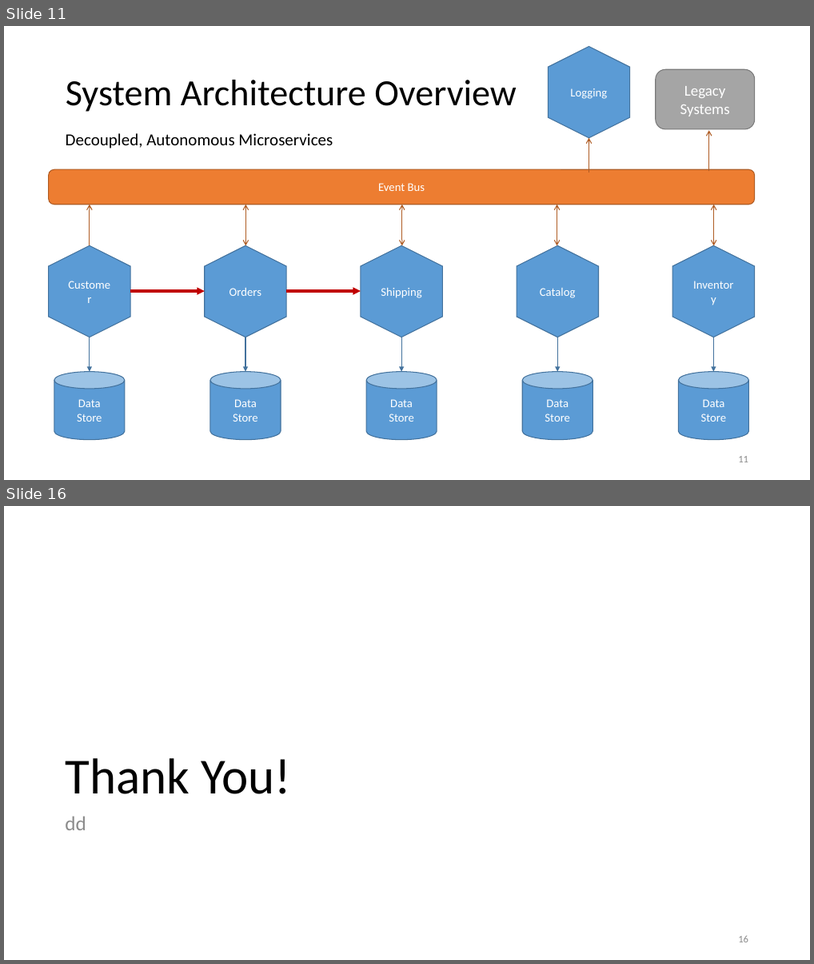
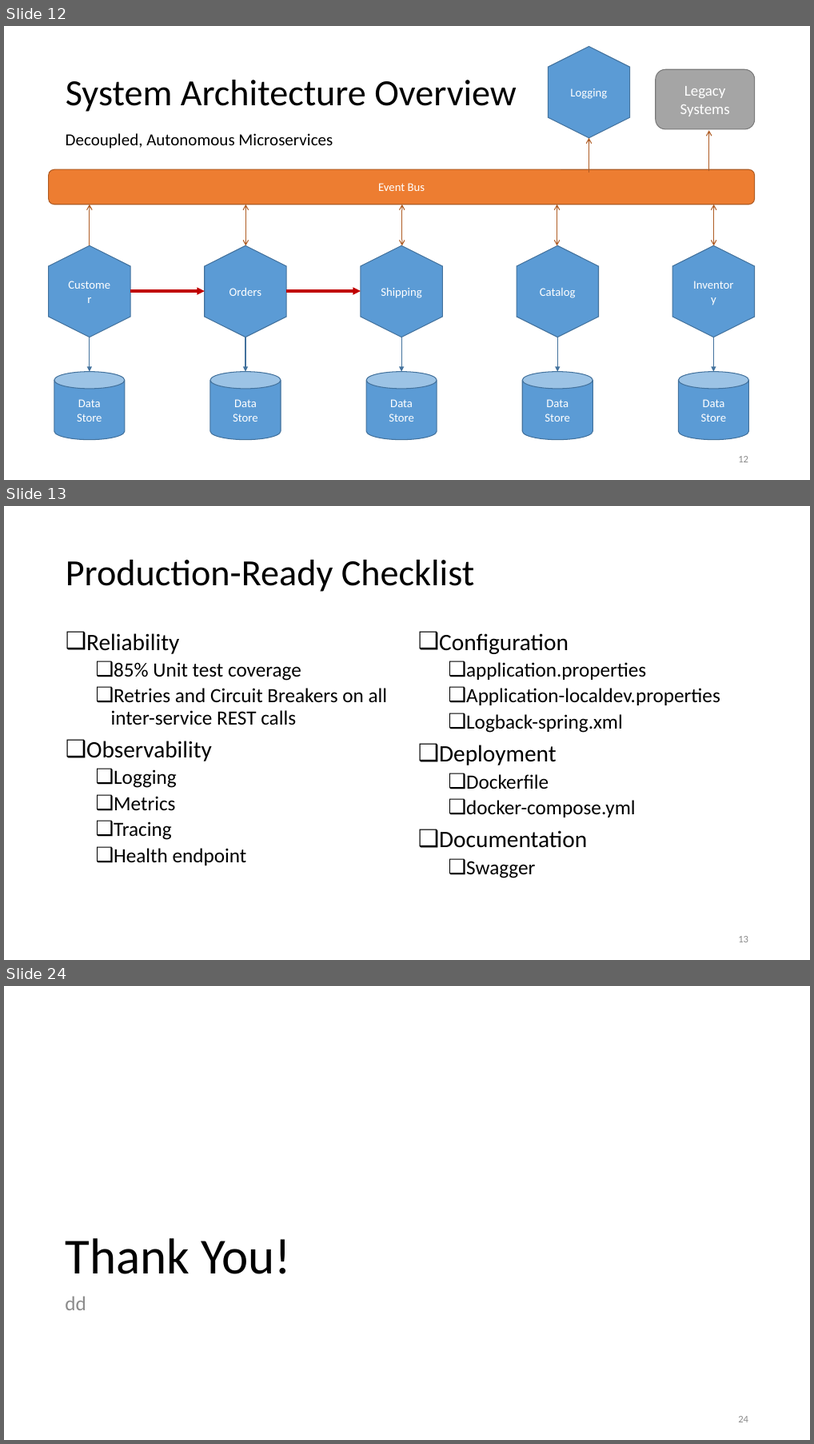
Before and after one commit to jpenniman/java-ms-training, a slide deck: slide-decks/microservices-RI.pptx. Shown one above the other, each under a label of ours: slides 11 and 16 before the commit, slides 12, 13 and 24 after it; the slides between them are not shown. The pictures are 814x964 and 814x1444 pixels, drawn with LibreOffice and Linux fonts; fonts in the diff are those of the drawing; background and template pictures are left out. Boxes give left, top, right and bottom in pixels: in the first picture for what was removed or moved away, otherwise in the second. Text is boxed around its words. In the diff, an @@ line names an element or a change of style, - is before the commit and + after.

Commit message:
Updated case study with business rules and checklist

```diff
--- a/slide-decks/microservices-RI.pptx
+++ b/slide-decks/microservices-RI.pptx
@@ slide 13 added at (4,506,810,960), background #FFFFFF @@
@@ title added at (66,560,474,592), 44 pt, text #000000 @@
+Production-Ready Checklist
@@ text added at (86,633,388,865), 24 pt, text #000000 @@
+❑ Reliability
+  ❑ 85% Unit test coverage
+  ❑ Retries and Circuit Breakers on all inter-service REST calls
+❑ Observability
+  ❑ Logging
+  ❑ Metrics
+  ❑ Tracing
+  ❑ Health endpoint
@@ text added at (439,633,721,878), 24 pt, text #000000 @@
+❑ Configuration
+  ❑ application.properties
+  ❑ Application-localdev.properties
+  ❑ Logback-spring.xml
+❑ Deployment
+  ❑ Dockerfile
+  ❑ docker-compose.yml
+❑ Documentation
+  ❑ Swagger
@@ page number added at (738,936,749,942), 12 pt, text #8C8C8C @@
+13
@@ what was slide 11 is now slide 12 @@
@@ what was slide 16 is now slide 24 @@
@@ page number at (738,1416,749,1422): text changed @@
-16
+24
```
Also in this commit, not shown: 8 slides changed, 7 other slides added.
